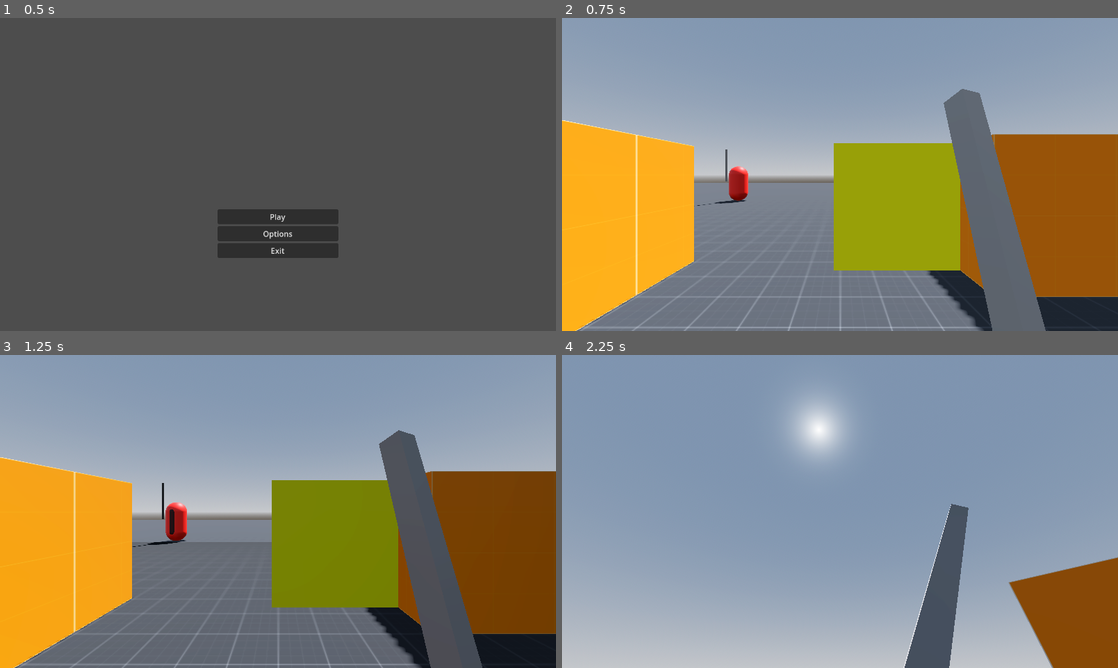
Above: before the commit, frames 1-4 (two rows, left to right).
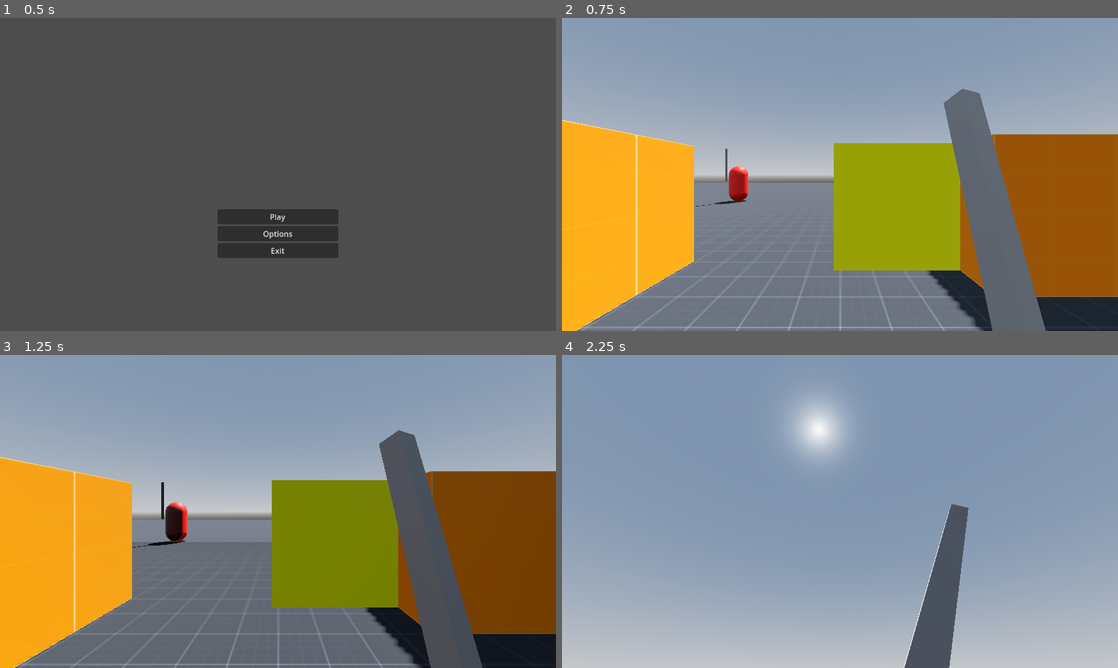
Above: after the commit, the same moments.

Repository: BlackOwlHU/ProjectParry
Game: Godot game, scene res://scenes/menu.tscn
Two runs of this game, one before a commit and one after it. Both use one fixed random seed, a clock stepped at 60 frames per second and the inputs below.
Inputs (mouse positions are in pixels of both pictures, inside the frame that each line leads up to):
- Up to frame 1 (0.5 s): no input
- Up to frame 2 (0.75 s): click "Play" at 0.5 s
- Up to frame 3 (1.25 s): no input
- Up to frame 4 (2.25 s): tap Enter (ui_accept) at 1.25, 1.52 s; move the mouse to (834, 517) at 1.27 s; hold Shift (Sprint, bound only after the commit) 1.28-2.03 s; hold W (Forward) from 1.28 s (still down); move the mouse to (878, 514) at 2.02 s; click (878, 514) at 2.1 s

Frame 1 is identical in both runs. In frame 2, less than 0.1% of the frame differs, in the area x 23-34%, y 41-61%; in frame 3, 0.3%; in frame 4, 5.1%, in the area x 80-100%, y 64-100%.

Commit message:
Added running for player character

Diff:
--- a/characters/basic_sword_enemy.tscn
+++ b/characters/basic_sword_enemy.tscn
@@ -47,4 +47,5 @@
 wait_time = 0.1
 autostart = true
 
+[connection signal="target_reached" from="NavigationAgent3D" to="." method="_on_navigation_agent_3d_target_reached"]
 [connection signal="timeout" from="Timer" to="." method="_on_timer_timeout"]
--- a/characters/player.gd
+++ b/characters/player.gd
@@ -21,6 +21,12 @@
 var _camera_rotation : Vector3
 
 func _input(event):
+	if Input.is_action_pressed("Sprint"):
+		SPEED = 10
+
+	if Input.is_action_just_released("Sprint"):
+		SPEED = 5.0
+
 	if event.is_action_pressed("Exit"):
 		get_tree().quit()
 
--- a/project.godot
+++ b/project.godot
@@ -60,3 +60,8 @@
 "events": [Object(InputEventMouseButton,"resource_local_to_scene":false,"resource_name":"","device":-1,"window_id":0,"a …(258 unchanged characters)…
 ]
 }
+Sprint={
+"deadzone": 0.5,
+"events": [Object(InputEventKey,"resource_local_to_scene":false,"resource_name":"","device":-1,"window_id":0,"alt_pressed":false,"shift_pressed":false,"ctrl_pressed":false,"meta_pressed":false,"pressed":false,"keycode":0,"physical_keycode":4194325,"key_label":0,"unicode":0,"location":0,"echo":false,"script":null)
+]
+}
--- a/scenes/world.tscn
+++ b/scenes/world.tscn
@@ -57,7 +57,9 @@
 transform = Transform3D(-0.866025, -0.433013, 0.25, 0, 0.5, 0.866025, -0.5, 0.75, -0.433013, 0, 0, 0)
 shadow_enabled = true
 
-[node name="Basic_Sword_Enemy" parent="." instance=ExtResource("3_bmqgp")]
+[node name="Enemies" type="Node3D" parent="."]
+
+[node name="Basic_Sword_Enemy" parent="Enemies" instance=ExtResource("3_bmqgp")]
 transform = Transform3D(1, 0, 0, 0, 1, 0, 0, 0, 1, -6, 1, -12)
 
 [node name="NavigationRegion3D" type="NavigationRegion3D" parent="."]
--- a/scripts/basic_sword_enemy.gd
+++ b/scripts/basic_sword_enemy.gd
@@ -1,30 +1,41 @@
 extends CharacterBody3D
-#hours i have spend to fix this: 7
+#hours i have spend to fix this: 9
 @onready var ai = true
-@onready var nav_agent = $NavigationAgent3D
+@onready var nav_agent: NavigationAgent3D = $NavigationAgent3D
 @export var SPEED = 3.0
 @onready var player = get_tree().get_first_node_in_group("Player")
 @onready var timer = $Timer
 
 func _ready():
 	pass
-	nav_agent.path_changed.connect(func():print("path changed"))
+	#nav_agent.path_changed.connect(func():print("path changed"))
+	call_deferred("actor_setup")
 
-func _physics_process(delta: float) -> void:
+func actor_setup():
+	await  get_tree().physics_frame
+	nav_agent.target_position = player.position
+
+func _physics_process(_delta: float) -> void:
+	if NavigationServer3D.map_get_iteration_id(nav_agent.get_navigation_map()) == 0:
+		return
+	if nav_agent.is_navigation_finished():
+		return
 	look_at(player.global_transform.origin+Vector3(0,1,0))
 	var current_location = global_transform.origin
 	var next_location = nav_agent.get_next_path_position()-global_position
-	next_location.normalized()
-	print(nav_agent.is_target_reachable())
+	#print(nav_agent.is_target_reachable())
 	var new_velocity = (next_location - current_location).normalized() * SPEED
-	velocity = velocity.move_toward(new_velocity, .25)
+	nav_agent.set_velocity(new_velocity)
+	velocity = current_location.direction_to(next_location) * SPEED
 	move_and_slide()
 
-func update_target_location() -> void:
-	nav_agent.target_position = player.position
-
+func update_target_location(player: Vector3) -> void:
+	nav_agent.target_position = player
 
 func _on_timer_timeout() -> void:
 	#print("refresh")
-	update_target_location()
+	update_target_location(player.position)
 	timer.start()
+
+func _on_navigation_agent_3d_target_reached() -> void:
+	print("reached")
--- a/world.gd
+++ b/world.gd
@@ -1,3 +1,6 @@
 extends Node3D
 
 @onready var player = $Player
+
+func _physics_process(_delta: float) -> void:
+	get_tree().call_group("enemy", "update_tart_location", player.global_position)
